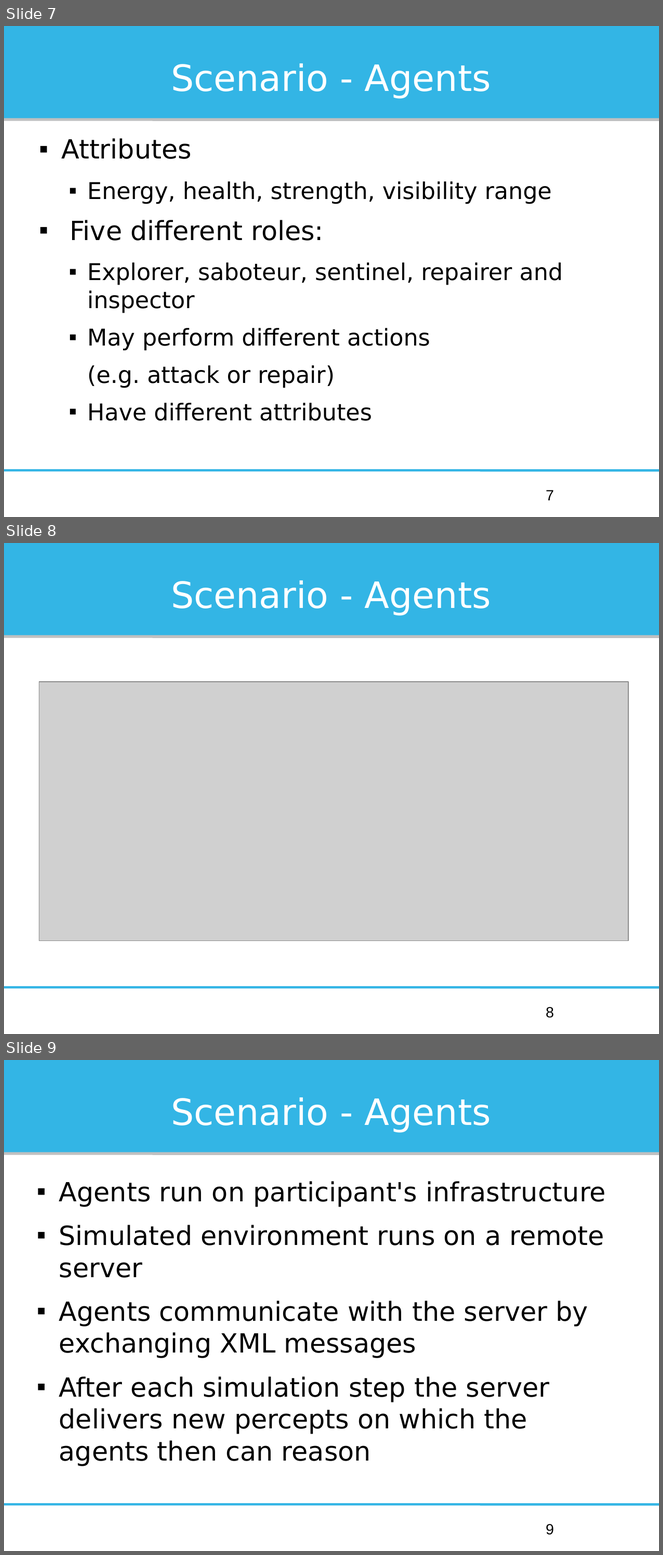
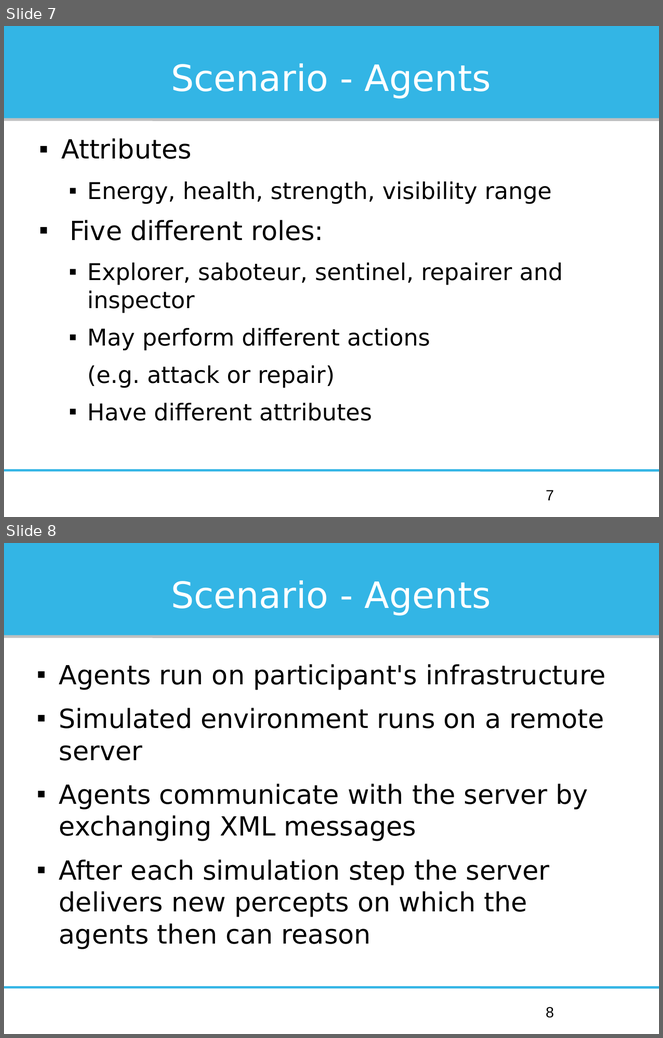
Before and after one commit to Institute-Web-Science-and-Technologies/mapc, a slide deck: Oberseminar/presentation.odp. Shown one above the other, each under a label of ours: slides 7, 8 and 9 before the commit, slides 7 and 8 after it. The pictures are 663x1555 and 663x1038 pixels, drawn with LibreOffice and Linux fonts; fonts in the diff are those of the drawing; grey boxes stand for pictures. Boxes give left, top, right and bottom in pixels: in the first picture for what was removed or moved away, otherwise in the second. Text is boxed around its words. In the diff, an @@ line names an element or a change of style, - is before the commit and + after.

```diff
--- a/Oberseminar/presentation.odp
+++ b/Oberseminar/presentation.odp
@@ slide 8 removed at bbox=[4, 543, 659, 1034], background #FFFFFF; not listed: 3 template elements that a slide beside it also shows @@
@@ title removed at bbox=[171, 580, 491, 616] @@
-Scenario - Agents
@@ picture removed at bbox=[39, 682, 629, 941] @@
@@ page number removed at bbox=[546, 1007, 554, 1018] @@
-8
@@ what was slide 9 is now slide 8 @@
@@ page number at bbox=[546, 1007, 554, 1018]: text changed @@
-9
+8
```
Also in this commit, not shown: 7 slides changed, 6 other slides removed.
